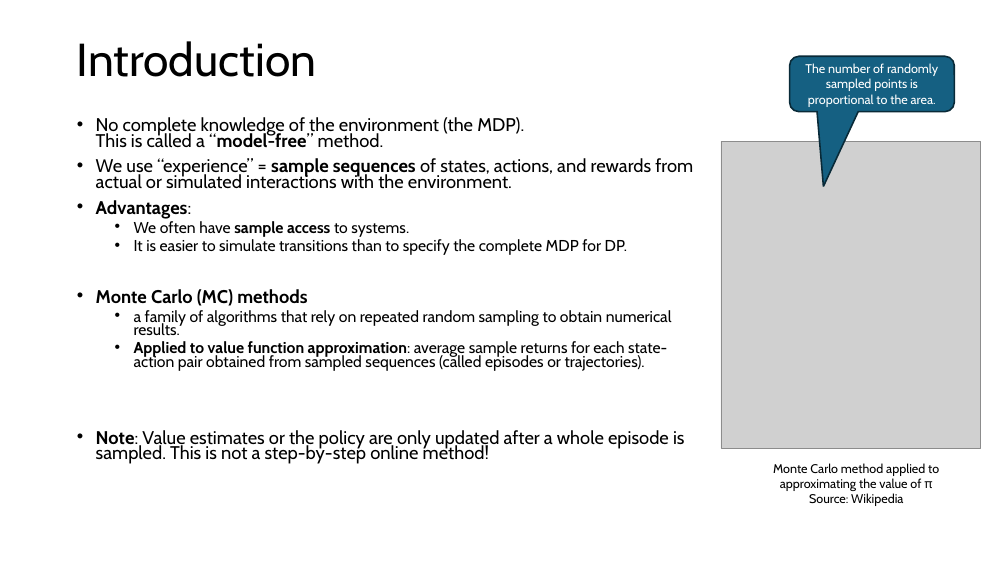
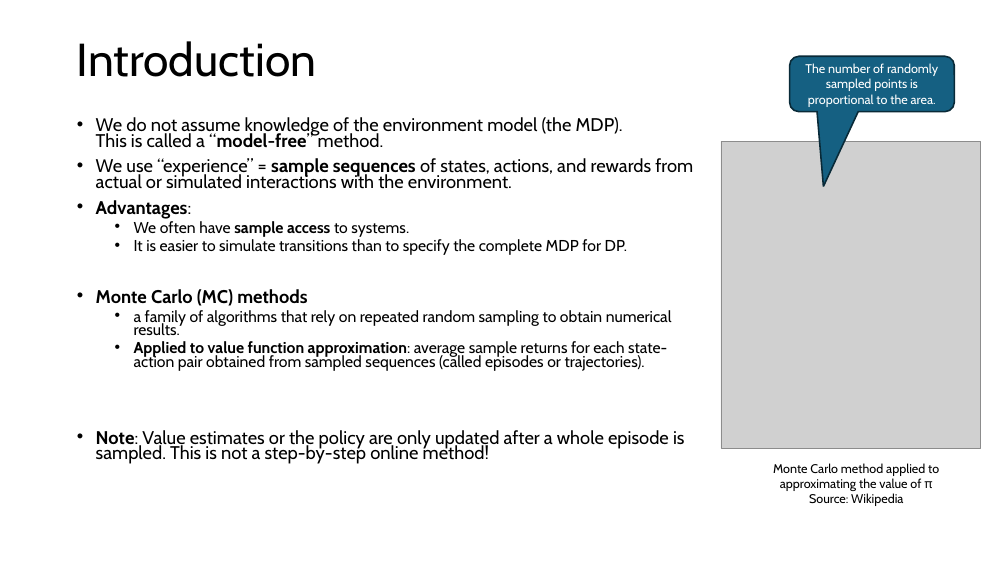
Before and after one commit to mhahsler/Introduction_to_Reinforcement_Learning, a slide deck: slide 3 of slides/Lecture_Chapter05.pptx. Drawn at 1008x567 pixels with LibreOffice and Linux fonts; fonts in the diff are those of the drawing; grey boxes stand for pictures. Boxes give left, top, right and bottom in pixels: in the first picture for what was removed or moved away, otherwise in the second. Text is boxed around its words. In the diff, an @@ line names an element or a change of style, - is before the commit and + after.

```diff
--- a/slides/Lecture_Chapter05.pptx
+++ b/slides/Lecture_Chapter05.pptx
@@ text at (x1=96, y1=117, x2=623, y2=148): text changed @@
-• No complete knowledge of the environment (the MDP).
-  This is called a “model-free” method.
+• We do not assume knowledge of the environment model (the MDP).
+  This is called a “model-free” method.
```
Also in this commit, not shown: 13 other slides changed, 7 other files.
